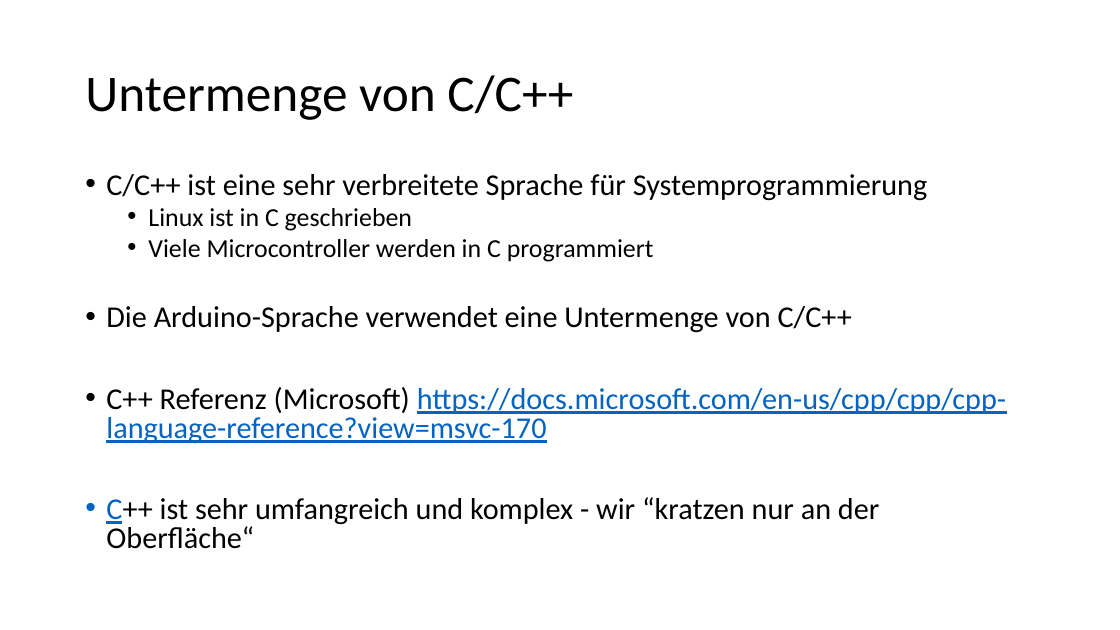
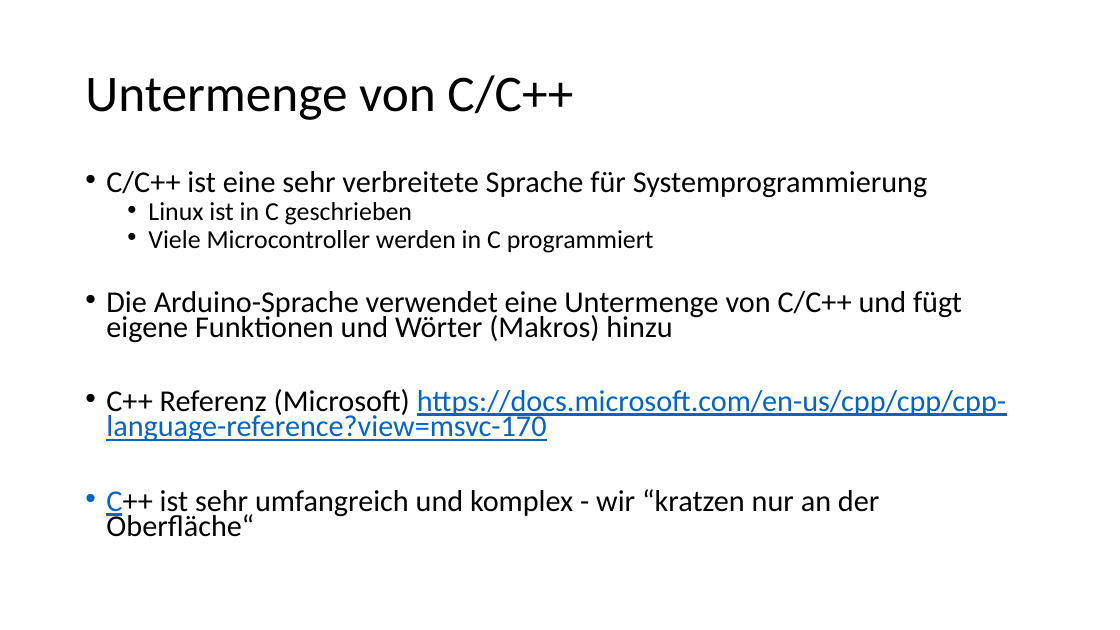
Before and after one commit to IT-folks/Arduino-Schnupperkurs-Deutsch, a slide deck: slide 3 of Folien/Exkurs_Programmiersprache_C.pptx. Drawn at 1120x630 pixels with LibreOffice and Linux fonts; fonts in the diff are those of the drawing. Boxes give left, top, right and bottom in pixels: in the first picture for what was removed or moved away, otherwise in the second. Text is boxed around its words. In the diff, an @@ line names an element or a change of style, - is before the commit and + after.

Commit message:
minor corrections

```diff
--- a/Folien/Exkurs_Programmiersprache_C.pptx
+++ b/Folien/Exkurs_Programmiersprache_C.pptx
@@ text at box(106, 171, 1006, 537): line spacing 0.8 to 0.7 @@
@@ text at box(106, 291, 962, 343): text changed @@
-• Die Arduino-Sprache verwendet eine Untermenge von C/C++
+• Die Arduino-Sprache verwendet eine Untermenge von C/C++ und fügt eigene Funktionen und Wörter (Makros) hinzu
```
